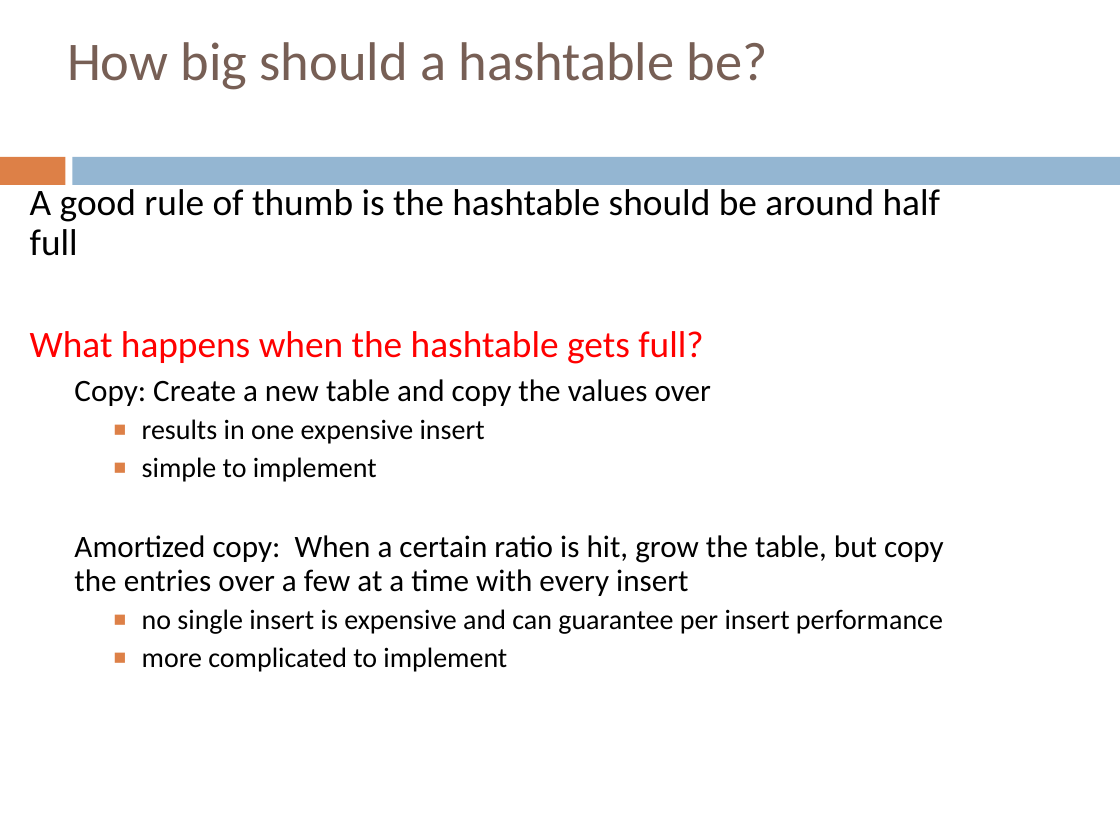
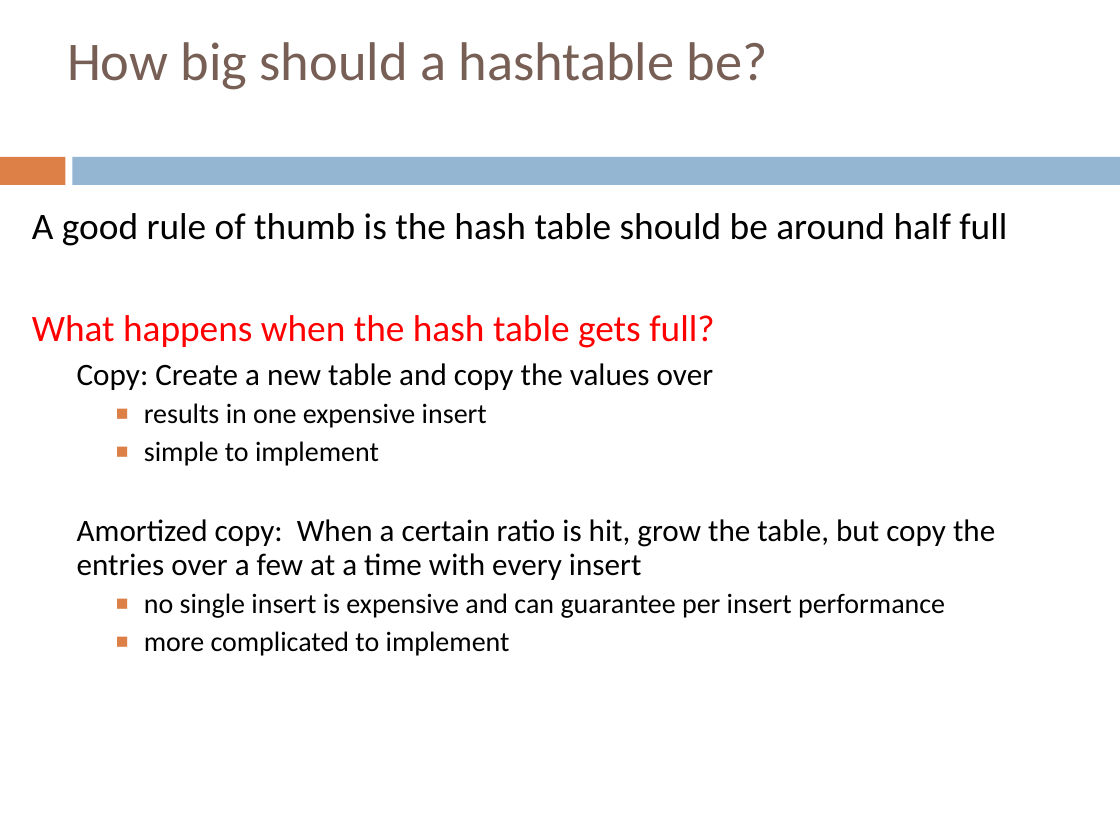
Before and after one commit to Collins-kariuk/Algorithms, a slide deck: slide 93 of Lectures/Lecture 16_Hashtables.pptx (slide 94 before the commit). Drawn at 1120x840 pixels with LibreOffice and Linux fonts; fonts in the diff are those of the drawing. Boxes give left, top, right and bottom in pixels: in the first picture for what was removed or moved away, otherwise in the second. Text is boxed around its words. In the diff, an @@ line names an element or a change of style, - is before the commit and + after.

Commit message:
Review Lecture 16_Hashtables

```diff
--- a/Lectures/Lecture 16_Hashtables.pptx
+++ b/Lectures/Lecture 16_Hashtables.pptx
@@ text "A good rule of thumb ...": place and size @@
-text "A good rule of thumb ..." at bbox=[30, 184, 944, 672]
+text "A good rule of thumb ..." at bbox=[32, 213, 1007, 656]
@@ text at bbox=[32, 213, 1007, 348]: spaces changed @@
-A good rule of thumb is the hashtable should be around half full
-What happens when the hashtable gets full?
+A good rule of thumb is the hash table should be around half full
+What happens when the hash table gets full?
```
Also in this commit, not shown: 24 other slides changed, 1 slide removed.
